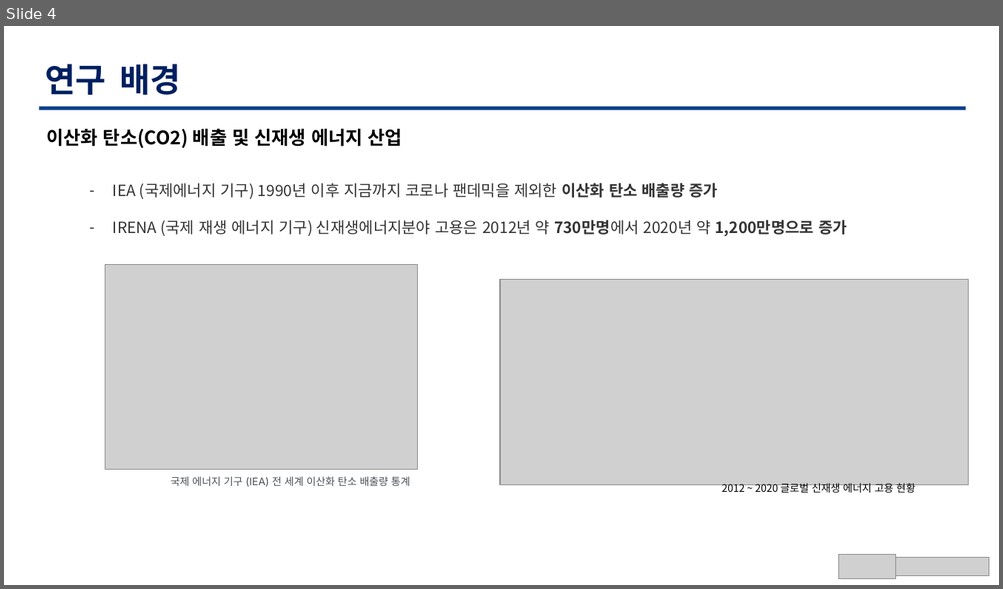
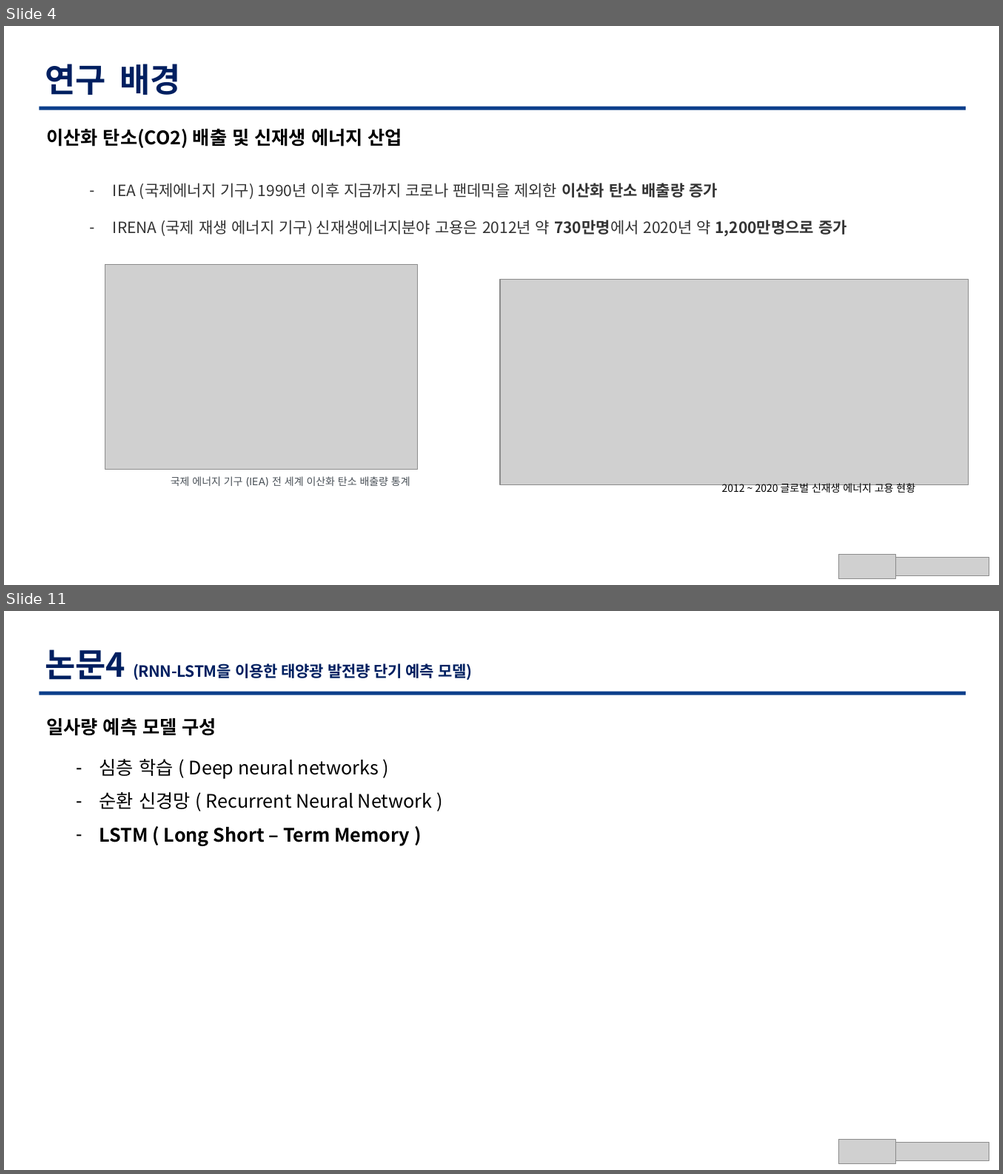
Before and after one commit to TaegyuHan/Solar_radiation_prediction_model, a slide deck: KICS_PT/[KICS] 동향 poster.pptx. Shown one above the other, each under a label of ours: slide 4 before the commit, slides 4 and 11 after it; the slides between them are not shown. The pictures are 1003x589 and 1003x1174 pixels, drawn with LibreOffice and Linux fonts; fonts in the diff are those of the drawing; grey boxes stand for pictures. Boxes give left, top, right and bottom in pixels: in the first picture for what was removed or moved away, otherwise in the second. Text is boxed around its words. In the diff, an @@ line names an element or a change of style, - is before the commit and + after.

```diff
--- a/KICS_PT/[KICS] 동향 poster.pptx
+++ b/KICS_PT/[KICS] 동향 poster.pptx
@@ slide 11 added at box(4, 611, 999, 1170), background #FFFFFF @@
@@ text added at box(45, 649, 472, 680), 15 pt, text #001F60, bold @@
+논문4 (RNN-LSTM을 이용한 태양광 발전량 단기 예측 모델)
@@ freeform shape added at box(39, 692, 966, 695), fill #0C3F8B @@
@@ text added at box(46, 718, 216, 736), 18 pt, text #000000, bold @@
+일사량 예측 모델 구성
@@ text added at box(99, 759, 432, 846), 18 pt, text #000000 @@
+– 심층 학습 ( Deep neural networks )
+– 순환 신경망 ( Recurrent Neural Network )
+– LSTM ( Long Short – Term Memory )
@@ picture added at box(838, 1140, 896, 1165) @@
@@ picture added at box(896, 1143, 989, 1161) @@
```
Also in this commit, not shown: 3 slides changed, 5 other slides added, 7 slides removed, 4 other files.
